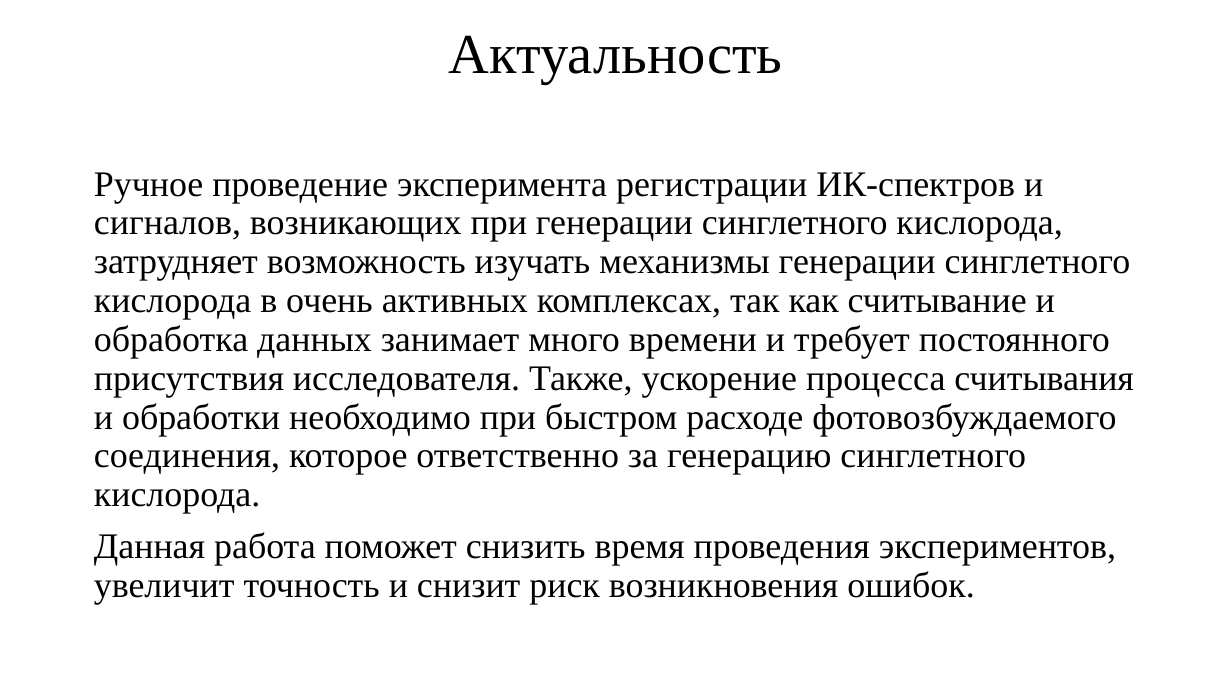
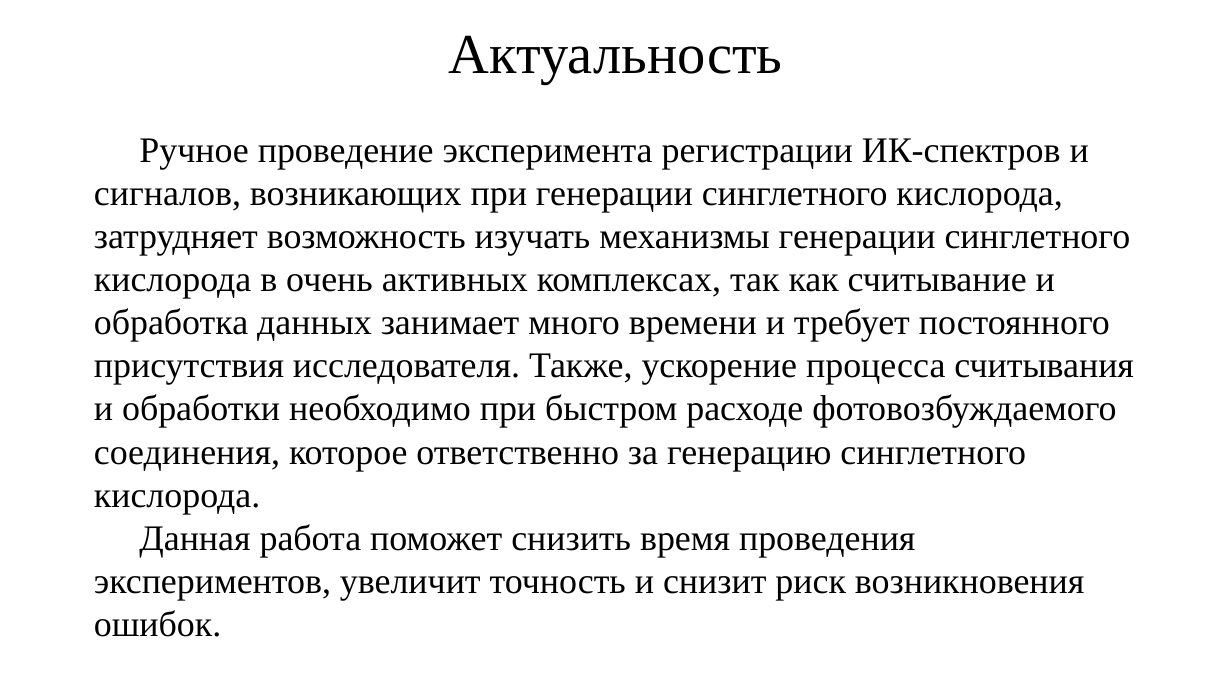
Before and after one commit to KeroDeep/Education, a slide deck: slide 3 of Novosibirsk_State_University/Дипломная работа/Зачет.pptx. Drawn at 1232x693 pixels with LibreOffice and Linux fonts; fonts in the diff are those of the drawing. Boxes give left, top, right and bottom in pixels: in the first picture for what was removed or moved away, otherwise in the second. Text is boxed around its words. In the diff, an @@ line names an element or a change of style, - is before the commit and + after.

```diff
--- a/Novosibirsk_State_University/Дипломная работа/Зачет.pptx
+++ b/Novosibirsk_State_University/Дипломная работа/Зачет.pptx
@@ text "Ручное проведение эксперимента регистрации ИК-спектров ..." at (94, 138, 1134, 637): indent changed; line spacing 0.9 to 1; less space between paragraphs @@
```
Also in this commit, not shown: 7 other slides changed, 1 slide added, 15 other files.
